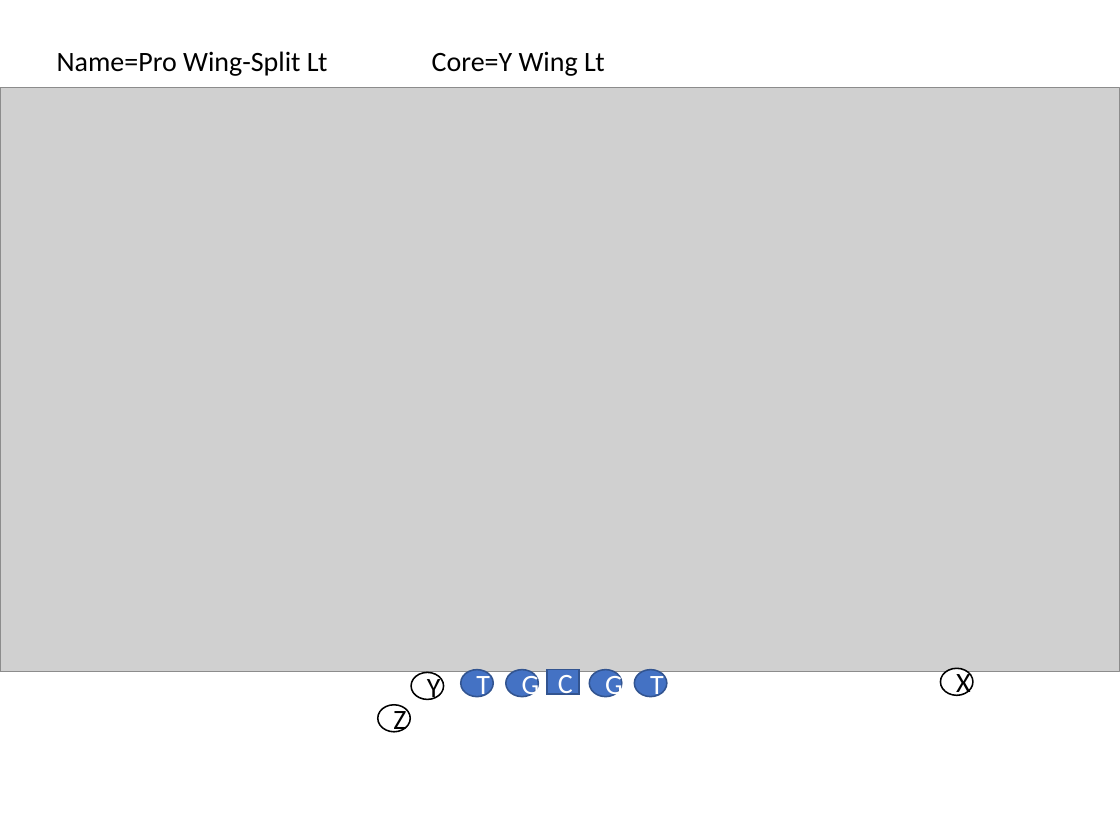
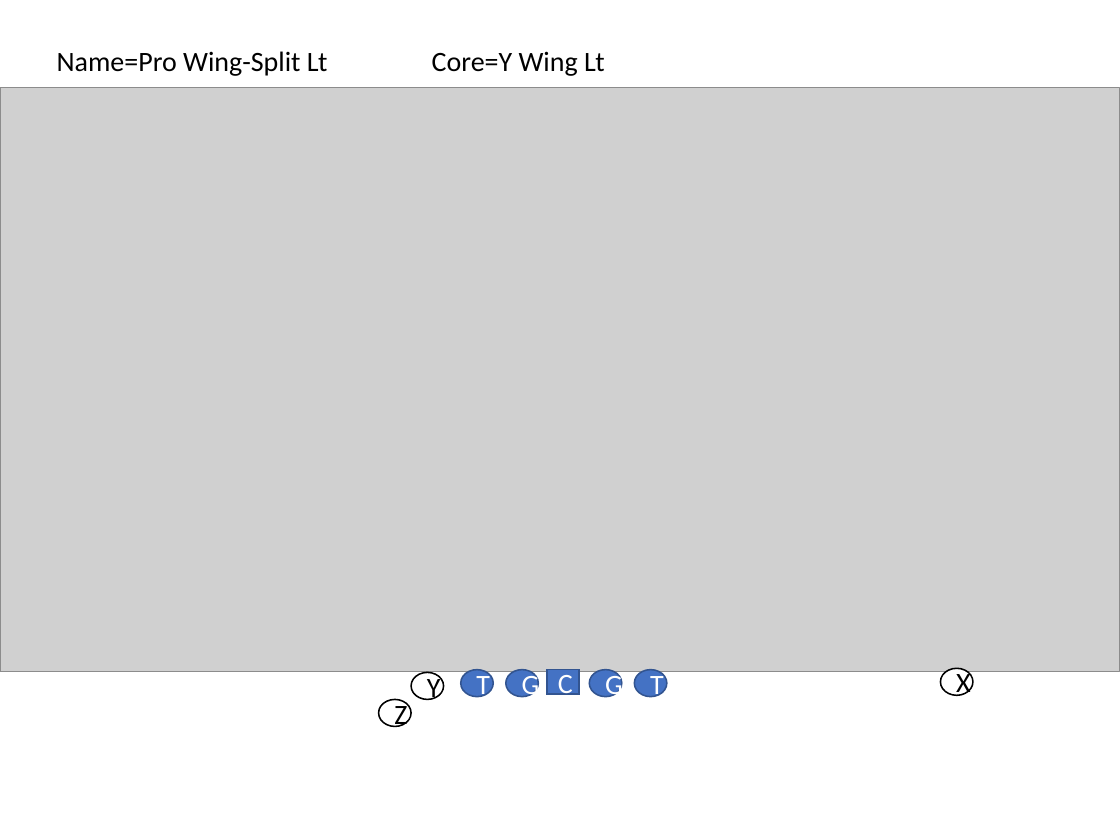
Before and after one commit to Aceplace/VBAScoutCard, a slide deck: slide 10 of formation_templates.pptx (slide 4 before the commit). Drawn at 1120x840 pixels with LibreOffice and Linux fonts; fonts in the diff are those of the drawing; grey boxes stand for pictures. Boxes give left, top, right and bottom in pixels: in the first picture for what was removed or moved away, otherwise in the second. Text is boxed around its words. In the diff, an @@ line names an element or a change of style, - is before the commit and + after.

```diff
--- a/formation_templates.pptx
+++ b/formation_templates.pptx
@@ ellipse "Z": place and size @@
-ellipse "Z" at bbox=[377, 704, 410, 731]
+ellipse "Z" at bbox=[379, 699, 411, 726]
```
Also in this commit, not shown: 2 other slides changed, 18 slides added, 11 other files.
